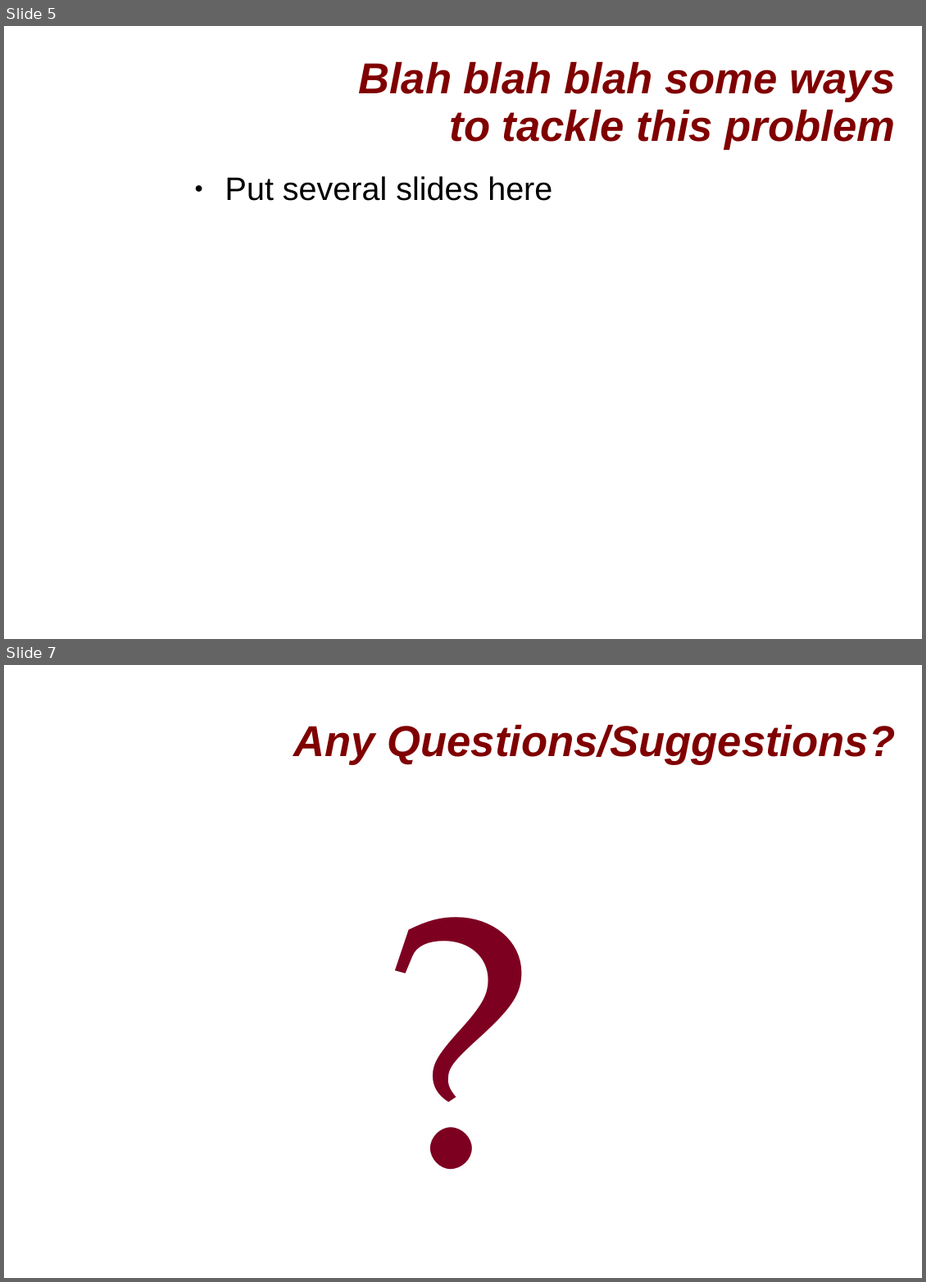
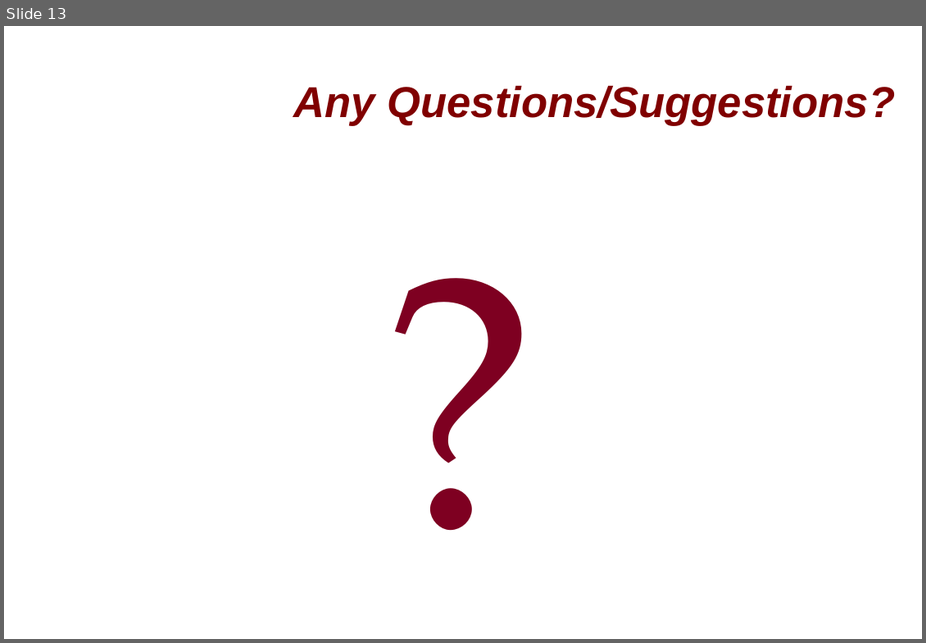
Before and after one commit to chylu/cs123-yelp-project, a slide deck: proposal_presentation.ppt. Shown one above the other, each under a label of ours: slides 5 and 7 before the commit, slide 13 after it; the slides between them are not shown. The pictures are 926x1282 and 926x643 pixels, drawn with LibreOffice and Linux fonts; fonts in the diff are those of the drawing; background and template pictures are left out. Boxes give left, top, right and bottom in pixels: in the first picture for what was removed or moved away, otherwise in the second. Text is boxed around its words. In the diff, an @@ line names an element or a change of style, - is before the commit and + after.

```diff
--- a/proposal_presentation.ppt
+++ b/proposal_presentation.ppt
@@ slide 5 removed at [4,26,922,639], background picture (left out) @@
@@ title removed at [358,61,896,150] @@
-Blah blah blah some ways to tackle this problem
@@ text removed at [225,176,553,201] @@
-● Put several slides here
@@ what was slide 7 is now slide 13 @@
```
Also in this commit, not shown: 3 slides changed, 7 slides added.
